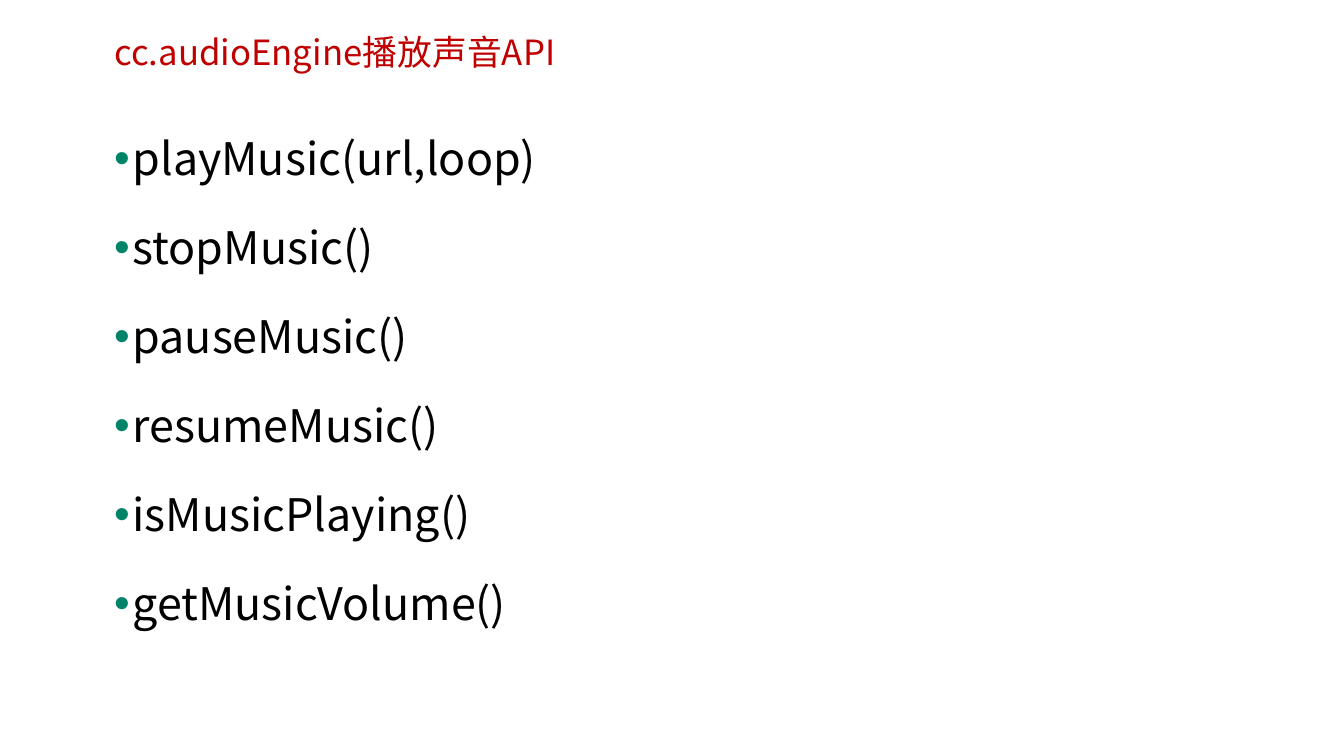
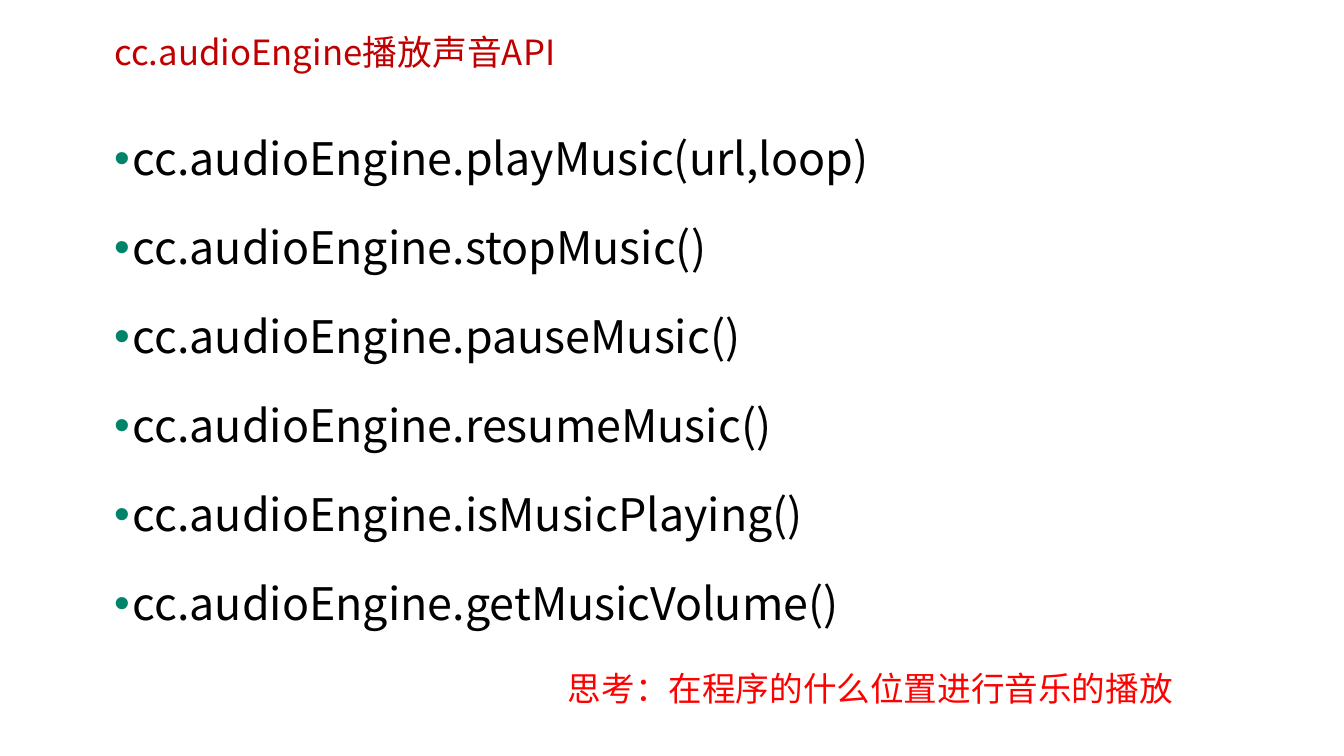
Before and after one commit to edu2act/course-H5-Animation-and-Game-Development, a slide deck: slide 3 of 课程PPT/（12）音乐音效与数据存储.ppt. Drawn at 1344x756 pixels with LibreOffice and Linux fonts; fonts in the diff are those of the drawing; background and template pictures are left out. Boxes give left, top, right and bottom in pixels: in the first picture for what was removed or moved away, otherwise in the second. Text is boxed around its words. In the diff, an @@ line names an element or a change of style, - is before the commit and + after.

```diff
--- a/课程PPT/（12）音乐音效与数据存储.ppt
+++ b/课程PPT/（12）音乐音效与数据存储.ppt
@@ text at box(133, 138, 869, 632): text changed @@
-• playMusic(url,loop)
-• stopMusic()
-• pauseMusic()
-• resumeMusic()
-• isMusicPlaying()
-• getMusicVolume()
+• cc.audioEngine.playMusic(url,loop)
+• cc.audioEngine.stopMusic()
+• cc.audioEngine.pauseMusic()
+• cc.audioEngine.resumeMusic()
+• cc.audioEngine.isMusicPlaying()
+• cc.audioEngine.getMusicVolume()
@@ text added at box(568, 672, 1173, 704), 24 pt, text #FF0000 @@
+思考：在程序的什么位置进行音乐的播放
```
Also in this commit, not shown: 4 other slides changed, 2 other files.
